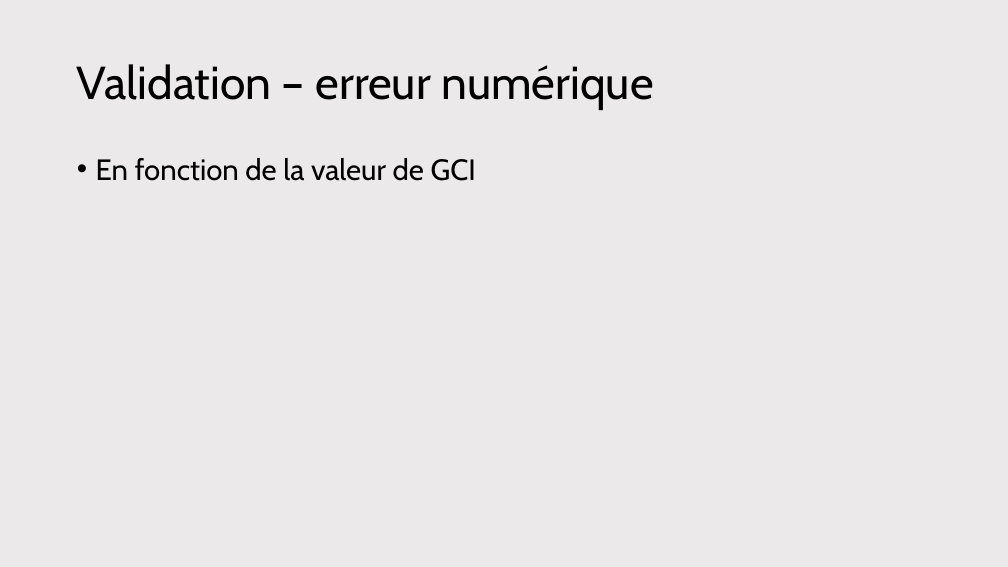
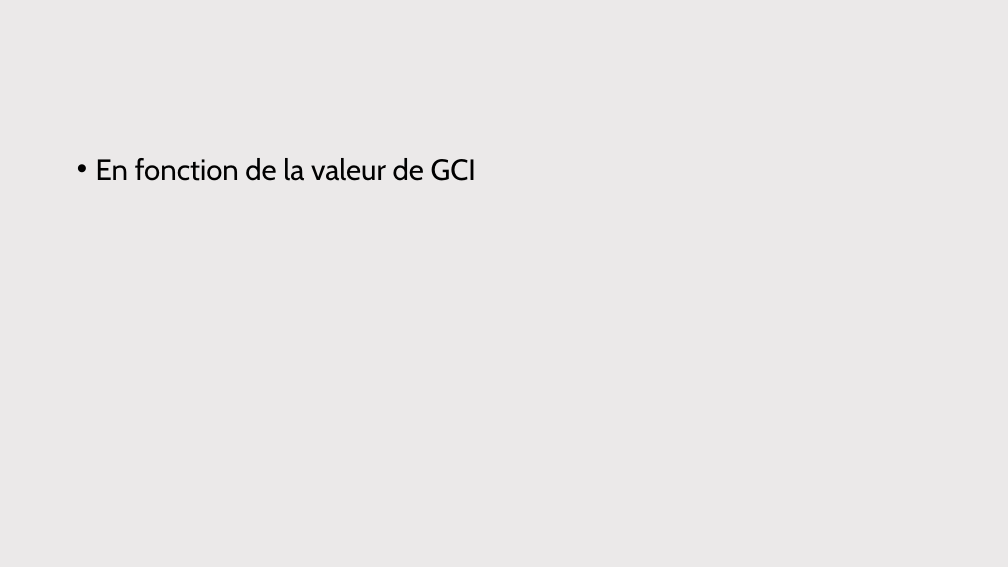
Before and after one commit to antoine-pt/MEC8211, a slide deck: slide 19 of projet_final/projet_final/MEC8211-Projet-final-Presentation.pptx. Drawn at 1008x567 pixels with LibreOffice and Linux fonts; fonts in the diff are those of the drawing; grey boxes stand for pictures. Boxes give left, top, right and bottom in pixels: in the first picture for what was removed or moved away, otherwise in the second. Text is boxed around its words. In the diff, an @@ line names an element or a change of style, - is before the commit and + after.

```diff
--- a/projet_final/projet_final/MEC8211-Projet-final-Presentation.pptx
+++ b/projet_final/projet_final/MEC8211-Projet-final-Presentation.pptx
@@ title removed at (77, 64, 653, 110) @@
-Validation – erreur numérique
```
Also in this commit, not shown: 3 other slides changed, 1 slide added.
